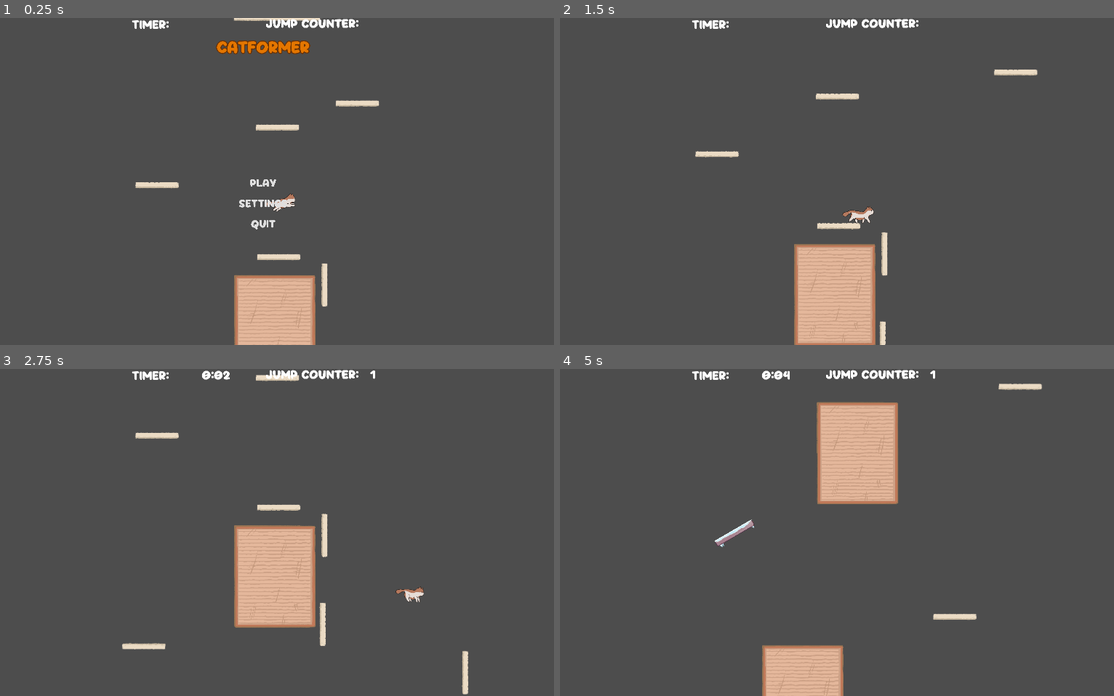
Above: before the commit, frames 1-4 (two rows, left to right).
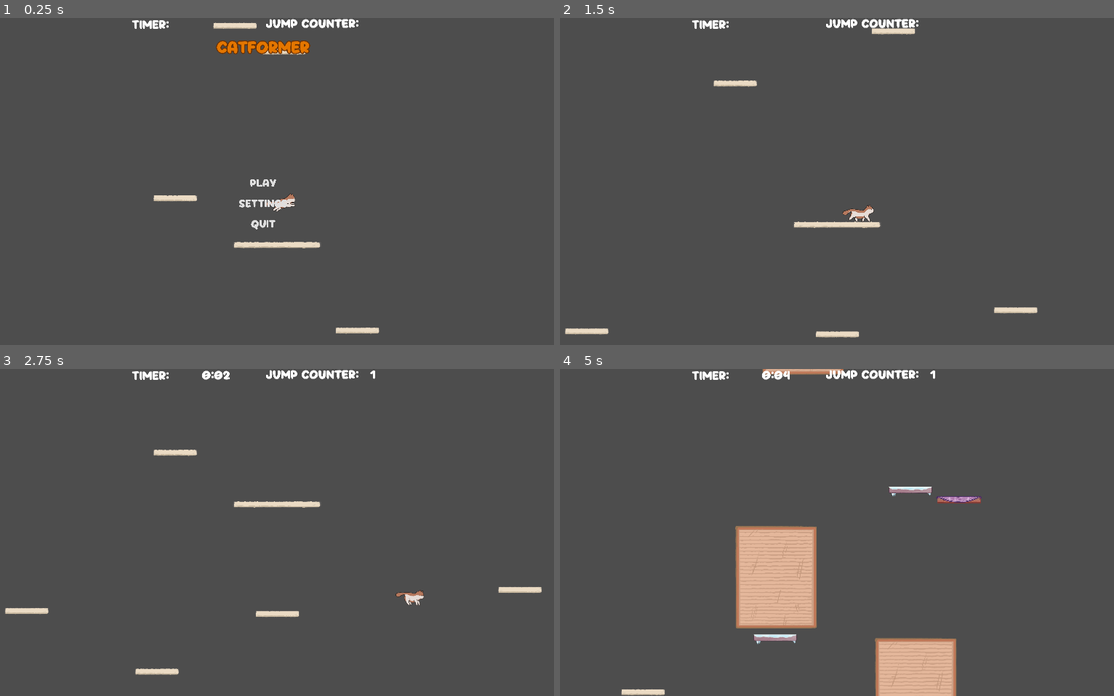
Above: after the commit, the same moments.

Repository: speedacm/Game-Dev-Catformer
Game: Godot game, scene res://Scenes/main.tscn
Same seed, same stepped clock (60 frames per second), same inputs: the game is played once before the commit and once after it.
Inputs (mouse positions are in pixels of both pictures, inside the frame that each line leads up to):
- Up to frame 1 (0.25 s): no input
- Up to frame 2 (1.5 s): click "Play" at 0.5 s; move the mouse to (953, 165) at 1.27 s; hold D (right) from 1.28 s (still down); tap C (c) at 1.35 s; click (953, 165) at 1.42 s
- Up to frame 3 (2.75 s): release D (right) at 2 s; drag from (149, 548) to (277, 640) at 2.02 s
- Up to frame 4 (5 s): move the mouse to (881, 460) at 2.77 s; hold A (left) 2.78-3.5 s; tap C (c) at 2.85, 4.55 s; drag from (792, 597) to (837, 372) at 3.52 s; move the mouse to (997, 581) at 4.27 s; hold D (right) from 4.28 s (still down); tap Space (space) at 4.35 s

The runs differ from the first frame. In frame 1, 4.7% of the frame differs, in the area x 24-69%, y 0-100%; in frame 2, 6.1%; in frame 3, 6.4%; in frame 4, 15%, in the area x 11-88%, y 0-100%.

Commit message:
small changes

Diff:
--- a/Scenes/Cat.tscn
+++ b/Scenes/Cat.tscn
@@ -16,7 +16,7 @@
 vel_multiplier = 2.0
 
 [node name="player" parent="." instance=ExtResource("3_ve8hx")]
-position = Vector2(0, -18500)
+position = Vector2(0, -20000)
 
 [node name="Trajectory" parent="." instance=ExtResource("4_0du1n")]
 points = PackedVector2Array(-31, -16033)
--- a/Scenes/kineplayer.tscn
+++ b/Scenes/kineplayer.tscn
@@ -1,10 +1,8 @@
 [gd_scene load_steps=14 format=3 uid="uid://bdhgxihnvqm3e"]
 
 [ext_resource type="Script" path="res://Scripts/kineplayer.gd" id="1_n43a3"]
-
-[ext_resource type="Texture2D" uid="uid://cyy3x7od0vav2" path="res://Cat Animations/GameDevCatformer(SpriteSheet2).png" id="2_8e8k0"]
-[ext_resource type="Texture2D" uid="uid://mi21lreu1nji" path="res://Asset_Pack/statics/Screenshot 2023-10-04 at 6.39.47 PM.png" id="3_1eeqk"]
-
+[ext_resource type="Texture2D" uid="uid://dbvi6i46xbx0w" path="res://Cat Animations/GameDevCatformer(SpriteSheet2).png" id="2_8e8k0"]
+[ext_resource type="Texture2D" uid="uid://c2kfms1wh23nx" path="res://Asset_Pack/statics/Screenshot 2023-10-04 at 6.39.47 PM.png" id="3_1eeqk"]
 [ext_resource type="Script" path="res://Scenes/Camera2D.gd" id="3_xp0tx"]
 [ext_resource type="Script" path="res://Scenes/UILine.gd" id="4_88xvk"]
 
--- a/Scenes/level_3.tscn
+++ b/Scenes/level_3.tscn
@@ -1,7 +1,8 @@
-[gd_scene load_steps=3 format=3 uid="uid://cs02sbkdnpr5c"]
+[gd_scene load_steps=4 format=3 uid="uid://1dqbqjl88jra"]
 
 [ext_resource type="PackedScene" uid="uid://cxuchcpo4q2cs" path="res://Scenes/platform.tscn" id="1_e4frk"]
 [ext_resource type="PackedScene" uid="uid://cp13perh2nvvy" path="res://Scenes/movingPlatform.tscn" id="2_svbia"]
+[ext_resource type="PackedScene" uid="uid://bichttx25c1lw" path="res://Scenes/lowfric.tscn" id="3_tmbp7"]
 
 [node name="level_3" type="Node2D"]
 
@@ -19,13 +20,59 @@
 scale = Vector2(2, 1)
 
 [node name="MovingPlatform" parent="." instance=ExtResource("2_svbia")]
-position = Vector2(-934, -589)
+position = Vector2(-676, -758)
 
 [node name="platform" parent="MovingPlatform" index="0"]
-position = Vector2(1, 150)
+position = Vector2(1, -222.363)
 
 [node name="AnimationPlayer" parent="MovingPlatform/platform" index="2"]
 autoplay = "vert1"
 
+[node name="MovingPlatform3" parent="." instance=ExtResource("2_svbia")]
+position = Vector2(-13, -1836)
+
+[node name="platform" parent="MovingPlatform3" index="0"]
+position = Vector2(187.552, 0)
+
+[node name="AnimationPlayer" parent="MovingPlatform3/platform" index="2"]
+speed_scale = 0.5
+
+[node name="platform4" parent="." instance=ExtResource("1_e4frk")]
+position = Vector2(-1655, 146)
+
+[node name="MovingPlatform4" parent="." instance=ExtResource("2_svbia")]
+position = Vector2(-293, -2006)
+
+[node name="platform" parent="MovingPlatform4" index="0"]
+position = Vector2(310.537, 0)
+
+[node name="AnimationPlayer" parent="MovingPlatform4/platform" index="2"]
+speed_scale = 0.1
+
+[node name="MovingPlatform5" parent="." instance=ExtResource("2_svbia")]
+position = Vector2(-1385, -2231)
+
+[node name="platform" parent="MovingPlatform5" index="0"]
+position = Vector2(1110.04, 0)
+
+[node name="AnimationPlayer" parent="MovingPlatform5/platform" index="2"]
+speed_scale = 0.5
+
+[node name="MovingPlatform6" parent="." instance=ExtResource("2_svbia")]
+position = Vector2(-805, -2534)
+
+[node name="platform" parent="MovingPlatform6" index="0"]
+position = Vector2(731.567, 0)
+
+[node name="AnimationPlayer" parent="MovingPlatform6/platform" index="2"]
+speed_scale = 0.05
+
+[node name="lowfricplat" parent="." instance=ExtResource("3_tmbp7")]
+position = Vector2(464, -2874)
+
 [editable path="MovingPlatform2"]
 [editable path="MovingPlatform"]
+[editable path="MovingPlatform3"]
+[editable path="MovingPlatform4"]
+[editable path="MovingPlatform5"]
+[editable path="MovingPlatform6"]
--- a/Scenes/ui/themes/theme_one.tres
+++ b/Scenes/ui/themes/theme_one.tres
@@ -1,7 +1,6 @@
 [gd_resource type="Theme" load_steps=5 format=3 uid="uid://dvfut26fprh7d"]
 
-
-[ext_resource type="FontFile" uid="uid://b4sdp8k5ch813" path="res://Scenes/ui/Puffy-gxW55.otf" id="1_p6rdn"]
+[ext_resource type="FontFile" uid="uid://ddporor6kghk5" path="res://Scenes/ui/Puffy-gxW55.otf" id="1_p6rdn"]
 
 [sub_resource type="StyleBoxFlat" id="StyleBoxFlat_t3bbr"]
 bg_color = Color(1, 1, 1, 0.117647)
Not shown: 1 places in Scenes/main.tscn that only renumber resources
Not shown: 1 places in Scenes/map.tscn that only renumber resources
Not shown: 1 places in Scenes/scratch_pad.tscn that only renumber resources
